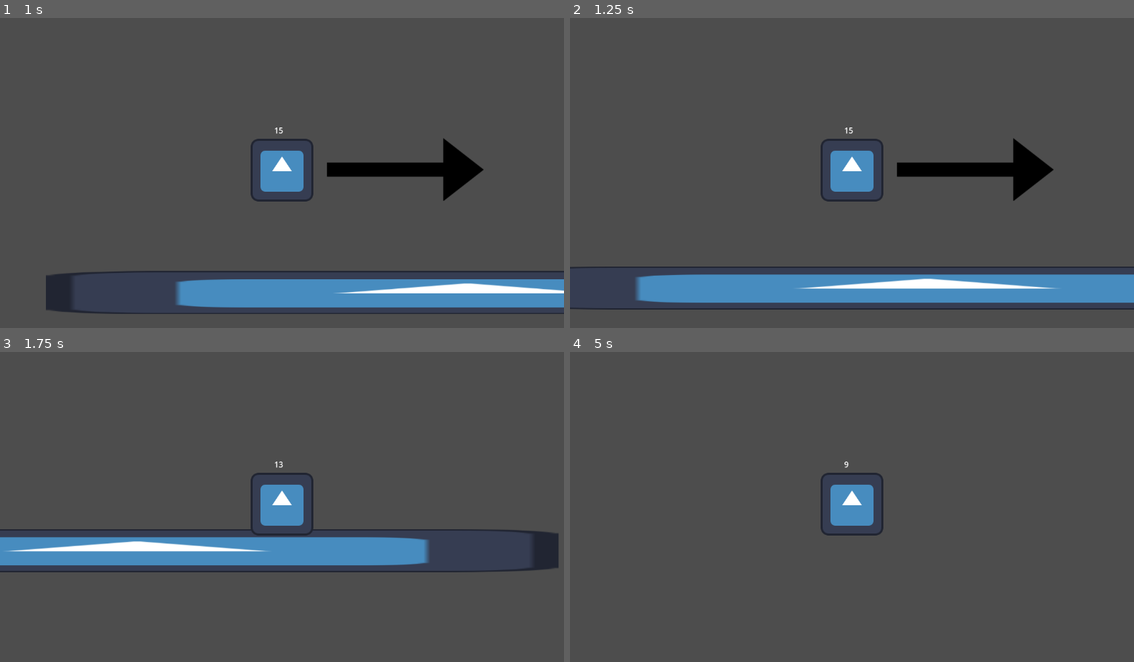
Above: before the commit, frames 1-4 (two rows, left to right).
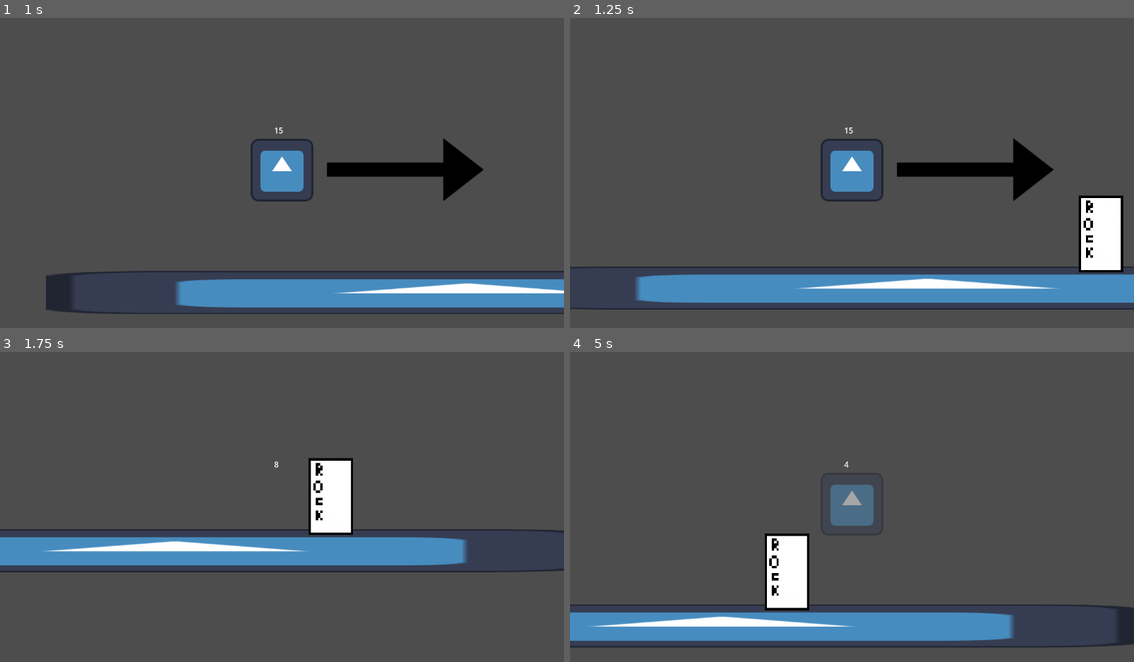
Above: after the commit, the same moments.

Repository: Kamernium/lil_rescuers
Game: Godot game, scene res://testroom.tscn
Two runs of this game, one before a commit and one after it. Both use one fixed random seed, a clock stepped at 60 frames per second and the inputs below. The project has no main scene, so this scene is started directly. The engine's default icon, where the game draws it, is replaced by a stand-in: a white triangle on a blue panel in a dark square.
Inputs:
- Up to frame 1 (1 s): tap Enter (ui_accept) at 0.5, 0.77 s; hold Right (ui_right) from 0.53 s (still down); hold Z (attack) from 0.53 s (still down)
- Up to frame 2 (1.25 s): keep holding Right (ui_right); keep holding Z (attack)
- Up to frame 3 (1.75 s): keep holding Right (ui_right); release Z (attack) at 1.28 s; tap Z (attack) at 1.35 s; tap Enter (ui_accept) at 1.52 s
- Up to frame 4 (5 s): release Right (ui_right) at 2.03 s; hold Left (ui_left) 2.03-2.78 s; hold Z (attack) 2.03-2.78 s; hold Right (ui_right) 2.78-4.28 s; tap Z (attack) at 2.85, 4.35 s; tap Enter (ui_accept) at 3.02, 3.77, 4.52 s; hold Z (attack) 3.53-4.28 s; hold Left (ui_left) from 4.28 s (still down)

Frame 1 is identical in both runs. In frame 2, 2.0% of the frame differs, in the area x 90-99%, y 57-83%; in frame 3, 5.1%; in frame 4, 12%, in the area x 0-100%, y 35-96%.

Commit message:
Primer enemigo programado

Diff:
--- /dev/null
+++ b/lilguy.tscn
@@ -0,0 +1,3 @@
+[gd_scene format=3 uid="uid://c05a58ldf6pcl"]
+
+[node name="lilguy" type="Area2D" unique_id=1830998723]
--- a/player.gd
+++ b/player.gd
@@ -1,6 +1,7 @@
 extends CharacterBody2D
 
 var lilguys: int = 15
+var can_get_hurt: bool = true
 
 @onready var current_scene = load(get_parent().scene_file_path)
 
@@ -10,7 +11,7 @@
 
 
 func _ready() -> void:
-	pass
+	$"Areadaño".area_entered.connect(recibir_impacto)
 
 func _physics_process(delta: float) -> void:
 	if lilguys < 1:
@@ -55,11 +56,43 @@
 
 	get_tree().change_scene_to_file("res://deathscreen.tscn")
 
+func lilguy_recovery(timeout : float,lostguys : int):
+	await get_tree().create_timer(timeout).timeout
+	#Animacion de retirada
+	lilguys += lostguys
+
+
 func attack_process():
 	lilguys -= 1
 	#Aquí iría todo lo que es instanciar una criatura
 	#hacia la dirección seleccionada y que haga daño al enemigo
 	#al colisionar
-	await get_tree().create_timer(7.0).timeout
-	#Animacion de retirada
-	lilguys += 1
+	lilguy_recovery(7.0,1)
+
+
+
+func recibir_impacto(_area):
+	if can_get_hurt:
+		lilguys -= 5
+		lilguy_recovery(10.5,5)
+		damage_cooldown()
+		#Y reproducir animación de daño
+	else:
+		return
+
+func damage_cooldown():
+	#var cooldown_anim = get_tree().create_tween()
+	can_get_hurt = false
+	#animación tween
+	$Icon.modulate.a = 0.5
+	for i in range(5):
+		$Icon.visible = false
+		await get_tree().create_timer(0.3).timeout
+		$Icon.visible = true
+		await get_tree().create_timer(0.3).timeout
+		#cooldown_anim.tween_property($Icon,"visible",false,0.3)
+		#cooldown_anim.tween_property($Icon,"visible",true,0.3)
+
+	await get_tree().create_timer(3.0).timeout
+	$Icon.modulate.a = 1
+	can_get_hurt = true
--- a/player.tscn
+++ b/player.tscn
@@ -6,6 +6,9 @@
 
 [sub_resource type="RectangleShape2D" id="RectangleShape2D_onrkg"]
 size = Vector2(116, 120)
+
+[sub_resource type="RectangleShape2D" id="RectangleShape2D_i3pqv"]
+size = Vector2(116, 119)
 
 [node name="Player" type="CharacterBody2D" unique_id=660081396]
 script = ExtResource("1_onrkg")
@@ -36,3 +39,10 @@
 position = Vector2(-257, -1)
 rotation = 3.1415927
 texture = ExtResource("3_i3pqv")
+
+[node name="Areadaño" type="Area2D" parent="." unique_id=697590240]
+collision_mask = 3
+
+[node name="CollisionShape2D" type="CollisionShape2D" parent="Areadaño" unique_id=1004894560]
+position = Vector2(-1, -1.5)
+shape = SubResource("RectangleShape2D_i3pqv")
--- /dev/null
+++ b/rocker.gd
@@ -0,0 +1,29 @@
+extends CharacterBody2D
+
+@export var speed : float = 100.0
+var target : Area2D
+
+
+# Called when the node enters the scene tree for the first time.
+func _ready() -> void:
+	#AVISO: LA COLISIÓN DE DETECCIÓN DE DAÑO SE ENCUENTRA EN LAYER 2
+	$detectplayer.area_entered.connect(player_entered)
+	$detectplayer.area_exited.connect(player_exited)
+
+
+# Called every frame. 'delta' is the elapsed time since the previous frame.
+func _physics_process(delta: float) -> void:
+	if target != null:
+		position.x -= speed * delta
+	if not is_on_floor():
+		velocity += get_gravity() * delta
+	move_and_slide()
+
+
+func player_entered(area):
+
+	target = area
+
+
+func player_exited(_area):
+	target = null
--- /dev/null
+++ b/rocker.tscn
@@ -0,0 +1,39 @@
+[gd_scene format=3 uid="uid://cxxiga5c51xtw"]
+
+[ext_resource type="Script" uid="uid://c0y3lmwx1t133" path="res://rocker.gd" id="1_rdx13"]
+[ext_resource type="Texture2D" uid="uid://credguiroj1cv" path="res://rockerplchd.png" id="2_l5l2b"]
+
+[sub_resource type="RectangleShape2D" id="RectangleShape2D_k3dwm"]
+size = Vector2(80, 148)
+
+[sub_resource type="RectangleShape2D" id="RectangleShape2D_rdx13"]
+size = Vector2(94, 160)
+
+[sub_resource type="CircleShape2D" id="CircleShape2D_rdx13"]
+radius = 426.22998
+
+[node name="Rocker" type="CharacterBody2D" unique_id=1902046366]
+script = ExtResource("1_rdx13")
+
+[node name="Rockerplchd" type="Sprite2D" parent="." unique_id=651711910]
+texture_filter = 1
+position = Vector2(10.343747, -12.843749)
+scale = Vector2(4.7910156, 5.0722656)
+texture = ExtResource("2_l5l2b")
+
+[node name="CollisionShape2D" type="CollisionShape2D" parent="." unique_id=1560749133]
+position = Vector2(12, -10)
+shape = SubResource("RectangleShape2D_k3dwm")
+
+[node name="Areadaño" type="Area2D" parent="." unique_id=731689485]
+collision_layer = 2
+
+[node name="CollisionShape2D" type="CollisionShape2D" parent="Areadaño" unique_id=17517866]
+position = Vector2(14, -11)
+shape = SubResource("RectangleShape2D_rdx13")
+
+[node name="detectplayer" type="Area2D" parent="." unique_id=1670865077]
+collision_layer = 0
+
+[node name="CollisionShape2D" type="CollisionShape2D" parent="detectplayer" unique_id=878191741]
+shape = SubResource("CircleShape2D_rdx13")
--- a/testroom.tscn
+++ b/testroom.tscn
@@ -2,6 +2,7 @@
 
 [ext_resource type="Texture2D" uid="uid://duiafe5dxxr1b" path="res://icon.svg" id="1_q11y4"]
 [ext_resource type="PackedScene" uid="uid://bu3aqxdr0btnk" path="res://player.tscn" id="2_aes75"]
+[ext_resource type="PackedScene" uid="uid://cxxiga5c51xtw" path="res://rocker.tscn" id="3_dwq1p"]
 
 [sub_resource type="RectangleShape2D" id="RectangleShape2D_aes75"]
 size = Vector2(1695, 76)
@@ -24,3 +25,6 @@
 
 [node name="Player" parent="." unique_id=660081396 instance=ExtResource("2_aes75")]
 position = Vector2(-129, 494)
+
+[node name="Rocker" parent="." unique_id=1902046366 instance=ExtResource("3_dwq1p")]
+position = Vector2(997, 480)
Not shown, added: rocker.gd.uid
Binary file added: rockerplchd.png
Not shown, added: rockerplchd.png.import
